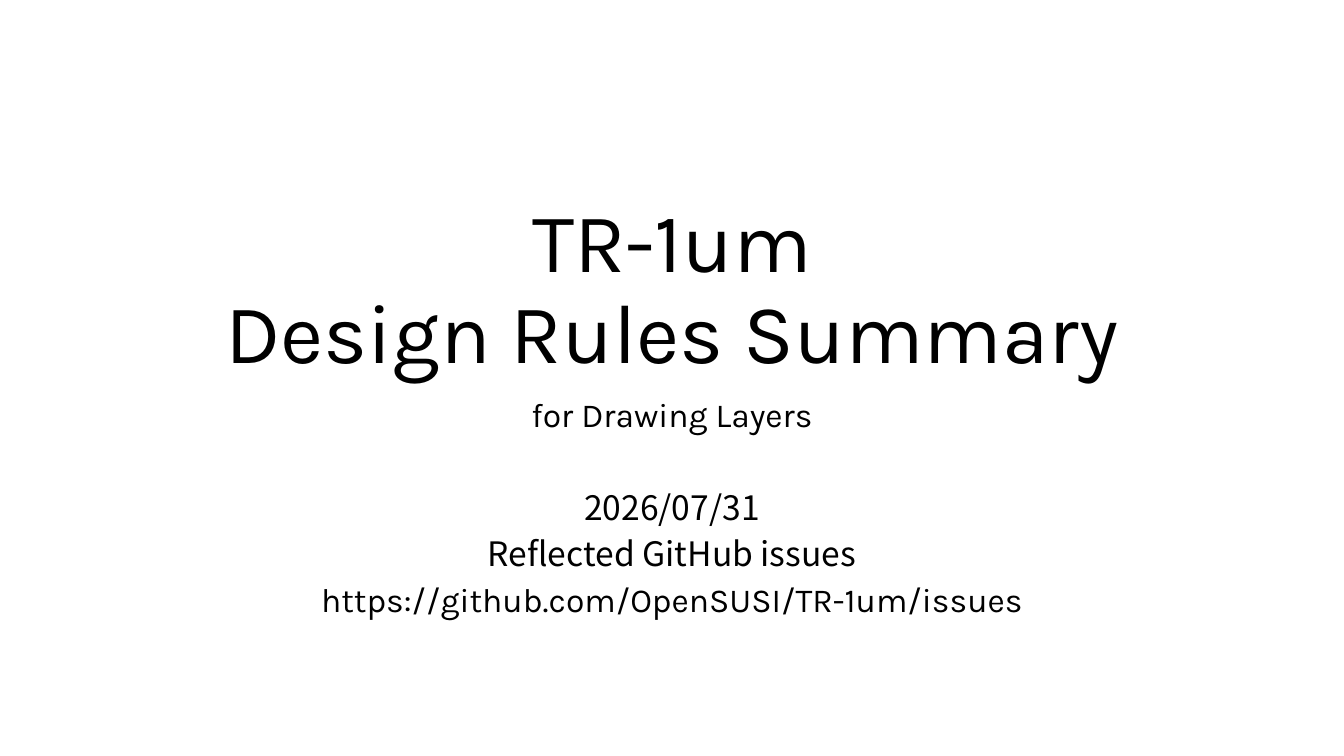
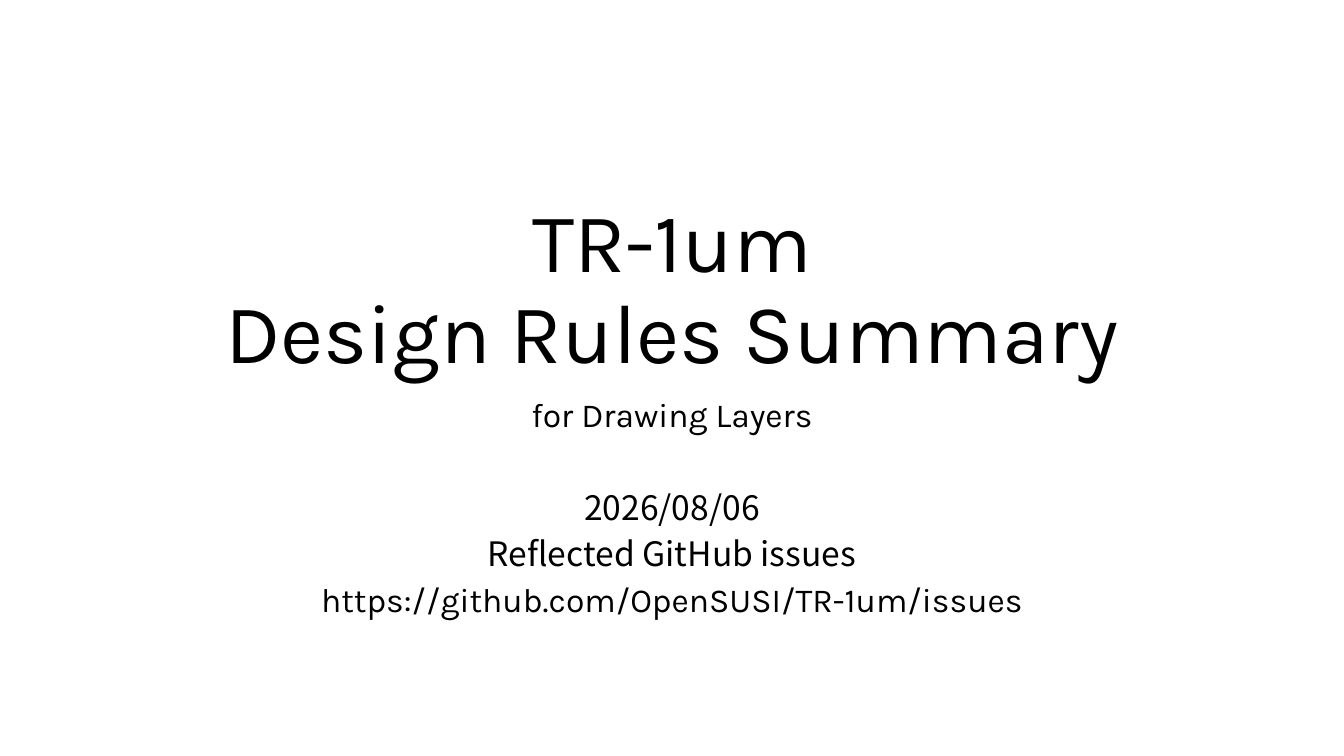
Before and after one commit to OpenSUSI/TR-1um, a slide deck: slide 1 of Document/TR-1um_DRC_summary.pptx. Drawn at 1344x756 pixels with LibreOffice and Linux fonts; fonts in the diff are those of the drawing. Boxes give left, top, right and bottom in pixels: in the first picture for what was removed or moved away, otherwise in the second. Text is boxed around its words. In the diff, an @@ line names an element or a change of style, - is before the commit and + after.

Commit message:
Update TR-1um DRC: Cont space, MOS end cap, GC antenna rules

```diff
--- a/Document/TR-1um_DRC_summary.pptx
+++ b/Document/TR-1um_DRC_summary.pptx
@@ subtitle at (x1=584, y1=493, x2=760, y2=526): text changed @@
-2026/07/31
+2026/08/06
```
Also in this commit, not shown: 6 other slides changed, 9 slides added, 1 other file.
